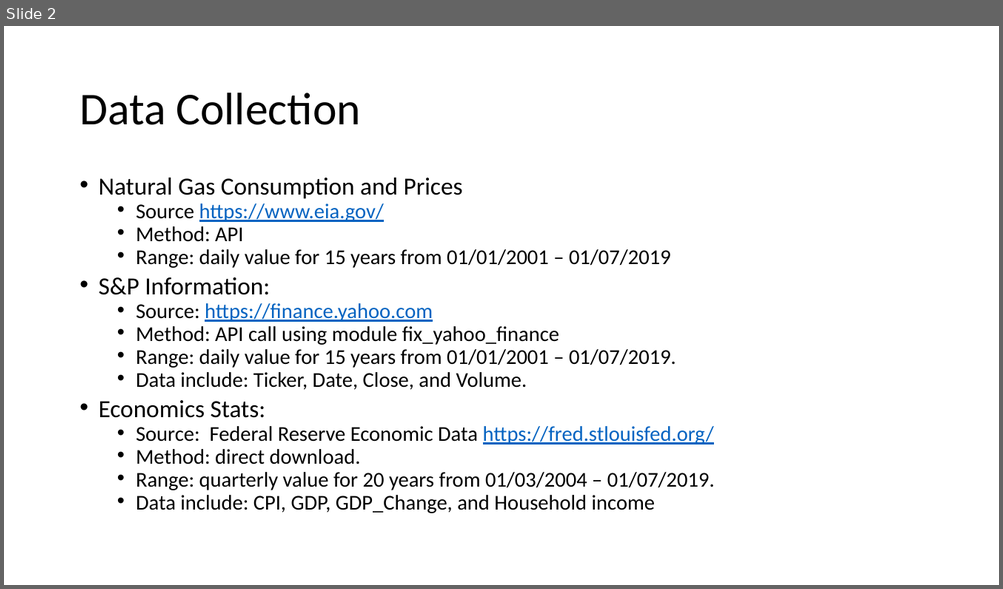
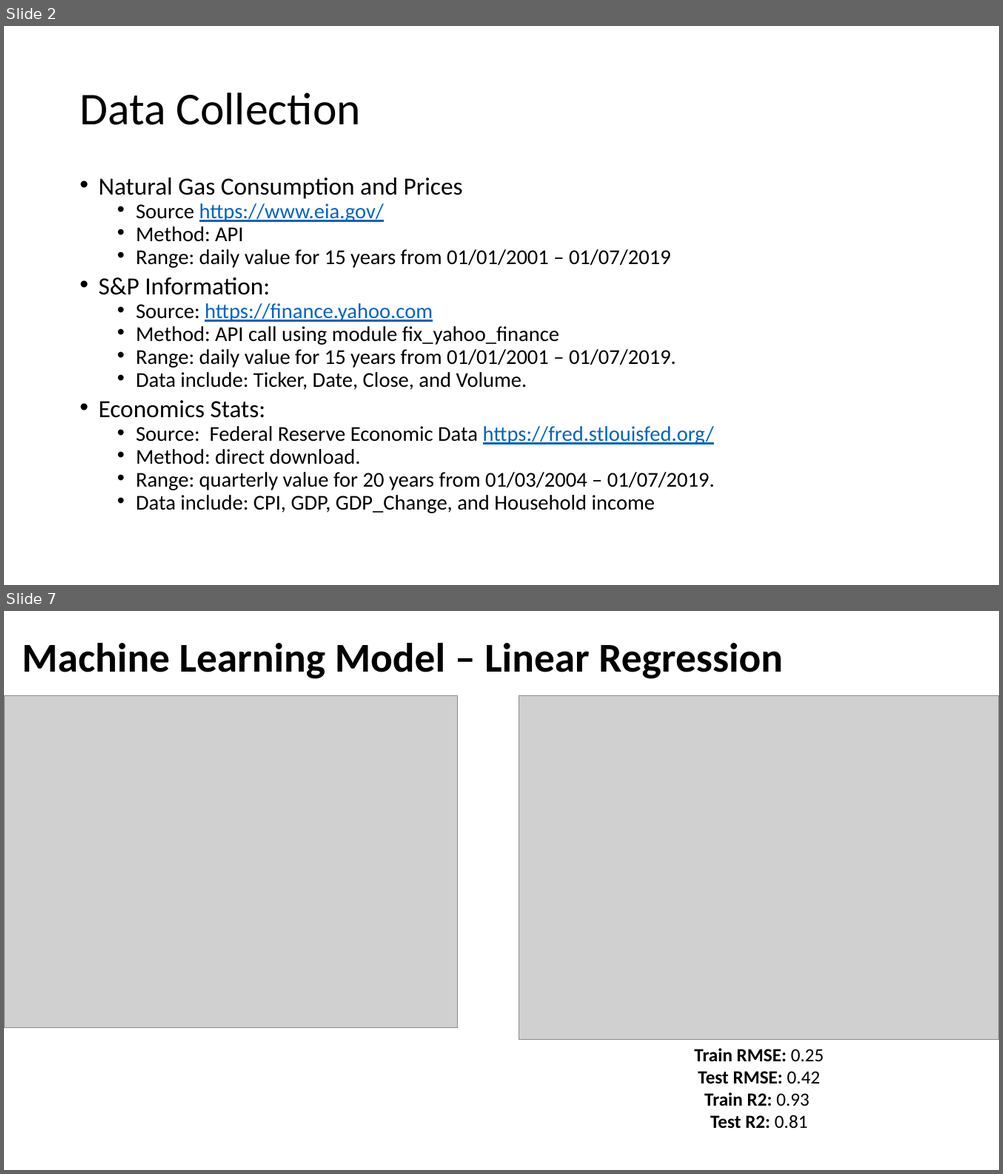
Before and after one commit to jwaliaga/NatGasDemandForcast, a slide deck: Docs/Methodology Presentation.pptx. Shown one above the other, each under a label of ours: slide 2 before the commit, slides 2 and 7 after it; the slides between them are not shown. The pictures are 1003x589 and 1003x1174 pixels, drawn with LibreOffice and Linux fonts; fonts in the diff are those of the drawing; grey boxes stand for pictures. Boxes give left, top, right and bottom in pixels: in the first picture for what was removed or moved away, otherwise in the second. Text is boxed around its words. In the diff, an @@ line names an element or a change of style, - is before the commit and + after.

```diff
--- a/Docs/Methodology Presentation.pptx
+++ b/Docs/Methodology Presentation.pptx
@@ slide 7 added at (4,611,999,1170), background #FFFFFF @@
@@ title added at (22,643,782,679), 39.6 pt, text #000000, bold @@
+Machine Learning Model – Linear Regression
@@ picture added at (4,696,458,1028) @@
@@ picture added at (519,696,999,1040) @@
@@ text added at (694,1048,824,1129), 18 pt, text #000000, bold @@
+Train RMSE: 0.25
+Test RMSE: 0.42
+Train R2: 0.93
+Test R2: 0.81
```
Also in this commit, not shown: 1 slide changed, 5 other slides added, 1 slide removed, 32 other files.
